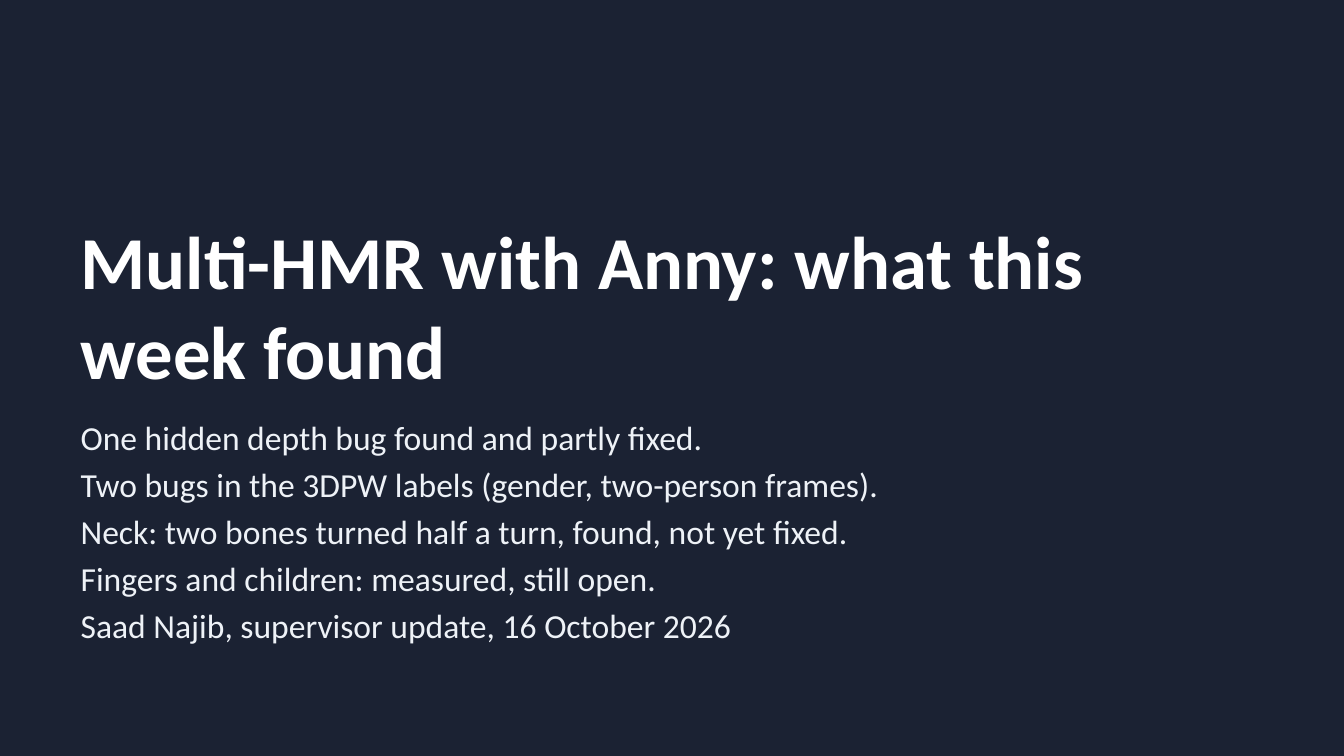
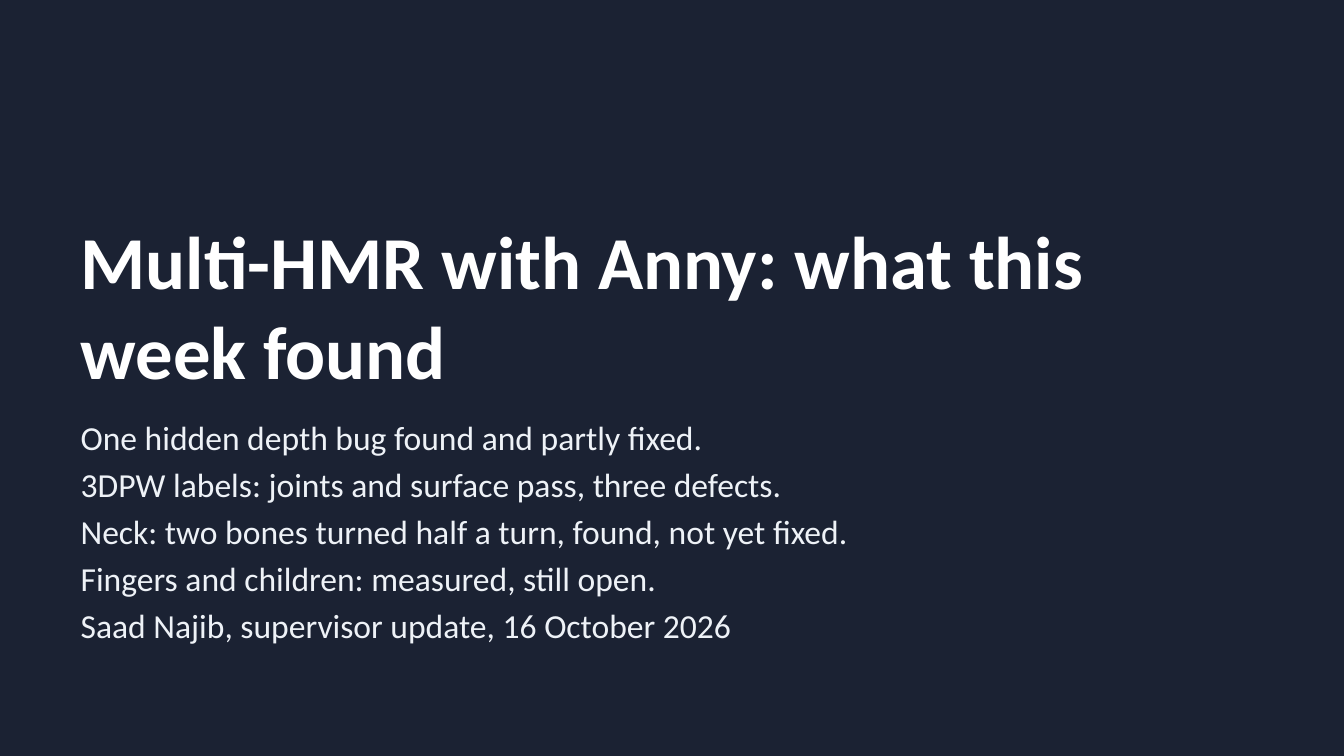
Before and after one commit to saadnajib/Multi-Person-Whole-Body-Human-Mesh-Recovery-in-a-Single-Shot-with-Annyone-dataset-and-3dpw-dataset, a slide deck: slide 1 of docs/supervisor_update_2026-10-16.pptx. Drawn at 1344x756 pixels with LibreOffice and Linux fonts; fonts in the diff are those of the drawing. Boxes give left, top, right and bottom in pixels: in the first picture for what was removed or moved away, otherwise in the second. Text is boxed around its words. In the diff, an @@ line names an element or a change of style, - is before the commit and + after.

```diff
--- a/docs/supervisor_update_2026-10-16.pptx
+++ b/docs/supervisor_update_2026-10-16.pptx
@@ text at (81,473,781,503): text changed @@
-Two bugs in the 3DPW labels (gender, two-person frames).
+3DPW labels: joints and surface pass, three defects.
```
Also in this commit, not shown: 4 other slides changed, 1 slide added, 1 slide removed, 1 other file.
